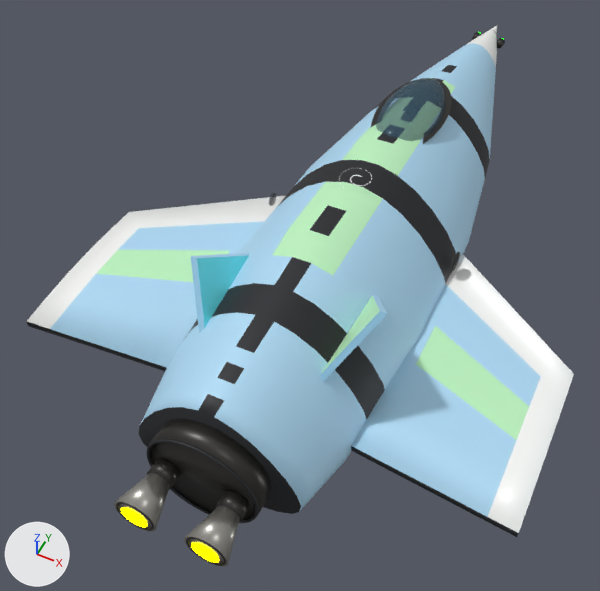
What one commit did to the glTF model ShipModelDemo_JS/Ship_Standard_2.glb.
Both versions are drawn from a camera (50 mm lens) standing at (2.02, -5.64, 5.49) and looking at (-0.36, -0.88, -0.46). Every picture has the same lights, and +X, +Y and +Z are marked at lower left. The picture after the commit comes second. Where no turn or scale is listed for an object, it has been applied to the vertices. Vertices at exactly the same position are counted once.

The first picture shows 'CanopyGlass_LowDorsalDome', 'EngineBell_Left_BurnishedNozzle', 'EngineBell_Right_BurnishedNozzle', 'EngineBlock_AftDarkTrimRing', 'EngineBlock_AftSectionMountPlate', 'EngineEmitter', 'Fuselage_RoundedSectionPaintedMesh', 'Nose_FacetedTaperPaintedMesh', 'TailFin_Left_CantedStabilizerPaintedMesh', 'TailFin_Right_CantedStabilizerPaintedMesh', 'Wing_Left_EmbeddedPaintShoulderPlane', 'Wing_Right_EmbeddedPaintShoulderPlane' and 9 more.
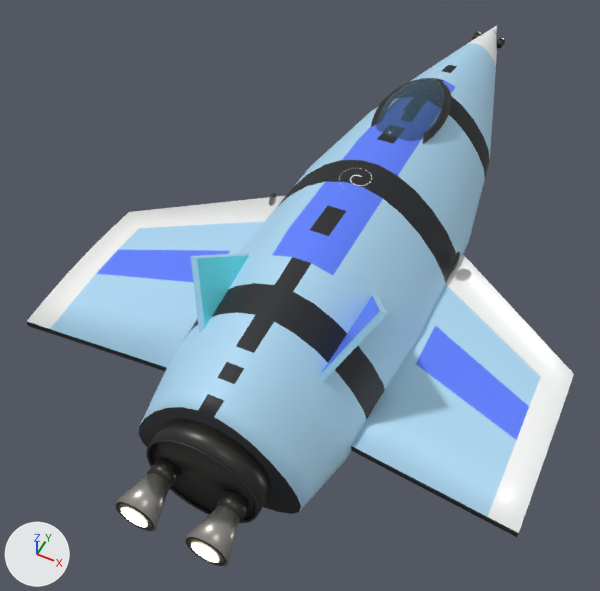
The change, as a list of edits to the scene's bpy script:
```text
Add mat_ship_standardfamily_patrol_rounded_triangle_wing_edge_trim_seed138045_paint_primary_lightblueandlighgreensymmetry_001:
    mat_ship_standardfamily_patrol_rounded_triangle_wing_edge_trim_seed138045_paint_primary_lightblueandlighgreensymmetry_001 = principled_material('Ship_StandardFamily_Patrol_rounded_triangle_wing_edge_trim_Seed138045_Paint_Primary_LightBlueAndLighGreenSymmetry.001')
    mat_ship_standardfamily_patrol_rounded_triangle_wing_edge_trim_seed138045_paint_primary_lightblueandlighgreensymmetry_001.base_color = (0.113, 0.22, 1.0)  # blue #5e81ff
    mat_ship_standardfamily_patrol_rounded_triangle_wing_edge_trim_seed138045_paint_primary_lightblueandlighgreensymmetry_001.metallic = 0.03
    mat_ship_standardfamily_patrol_rounded_triangle_wing_edge_trim_seed138045_paint_primary_lightblueandlighgreensymmetry_001.roughness = 0.48
Change me_engineemitter:
    where me_engineemitter.from_pydata(...)  # 80 vertices, 76 faces; spans x -0.409..0.409, y -3.675, z -0.134..0.093
    remove me_engineemitter.materials.append(mat_engineglow)  # black #000000, glowing yellow #ffff00
    add me_engineemitter.materials.append(mat_engineglow_001)  # black #000000, glowing beige #fff6d2
Change me_fuselage_roundedsectionpaintedmesh_mesh:
    where me_fuselage_roundedsectionpaintedmesh_mesh.from_pydata(...)  # 504 vertices, 982 faces; spans x -0.95..0.96, y -3.03..2.34, z -0.55..0.8
    me_fuselage_roundedsectionpaintedmesh_mesh part 1: all 40 faces that had it switch from mat_ship_standardfamily_patrol_rounded_triangle_wing_edge_trim_seed138045_paint_primary_lightblueandlighgreensymmetry (green #bff3c2) to mat_ship_standardfamily_patrol_rounded_triangle_wing_edge_trim_seed138045_paint_primary_lightblueandlighgreensymmetry_001 (blue #5e81ff)
Change me_tailfin_right_cantedstabilizerpaintedmesh_mesh:
    where me_tailfin_right_cantedstabilizerpaintedmesh_mesh.from_pydata(...)  # 6 vertices, 8 faces; spans x 0.455..0.838, y -2.332..-1.26, z 0.391..0.935
    me_tailfin_right_cantedstabilizerpaintedmesh_mesh part 2: all 1 face that had it switch from mat_ship_standardfamily_patrol_rounded_triangle_wing_edge_trim_seed138045_paint_primary_lightblueandlighgreensymmetry (green #bff3c2) to mat_ship_standardfamily_patrol_rounded_triangle_wing_edge_trim_seed138045_paint_primary_lightblueandlighgreensymmetry_001 (blue #5e81ff)
Change me_wing_left_embeddedpaintshoulderplane_mesh:
    where me_wing_left_embeddedpaintshoulderplane_mesh.from_pydata(...)  # 84 vertices, 164 faces; spans x -2.21..-0.77, y -2.53..0.07, z -0.14..-0.01
    me_wing_left_embeddedpaintshoulderplane_mesh part 3: all 16 faces that had it switch from mat_ship_standardfamily_patrol_rounded_triangle_wing_edge_trim_seed138045_paint_primary_lightblueandlighgreensymmetry (green #bff3c2) to mat_ship_standardfamily_patrol_rounded_triangle_wing_edge_trim_seed138045_paint_primary_lightblueandlighgreensymmetry_001 (blue #5e81ff)
Change me_wing_right_embeddedpaintshoulderplane_mesh:
    where me_wing_right_embeddedpaintshoulderplane_mesh.from_pydata(...)  # 84 vertices, 164 faces; spans x 0.77..2.21, y -2.53..0.07, z -0.14..-0.01
    me_wing_right_embeddedpaintshoulderplane_mesh part 4: all 16 faces that had it switch from mat_ship_standardfamily_patrol_rounded_triangle_wing_edge_trim_seed138045_paint_primary_lightblueandlighgreensymmetry (green #bff3c2) to mat_ship_standardfamily_patrol_rounded_triangle_wing_edge_trim_seed138045_paint_primary_lightblueandlighgreensymmetry_001 (blue #5e81ff)
```

Location of each change, (x1, y1, x2, y2) in pixels of the pictures (600 x 591 px):
'EngineEmitter', recoloured
    both: (121, 508, 219, 563)
part 1 of me_fuselage_roundedsectionpaintedmesh_mesh, recoloured (green to blue)
    both: (272, 80, 455, 275)
part 2 of me_tailfin_right_cantedstabilizerpaintedmesh_mesh, recoloured (green to blue)
    both: (322, 295, 380, 372)
part 3 of me_wing_left_embeddedpaintshoulderplane_mesh, recoloured (green to blue)
    both: (96, 250, 230, 282)
part 4 of me_wing_right_embeddedpaintshoulderplane_mesh, recoloured (green to blue)
    both: (416, 326, 529, 440)
